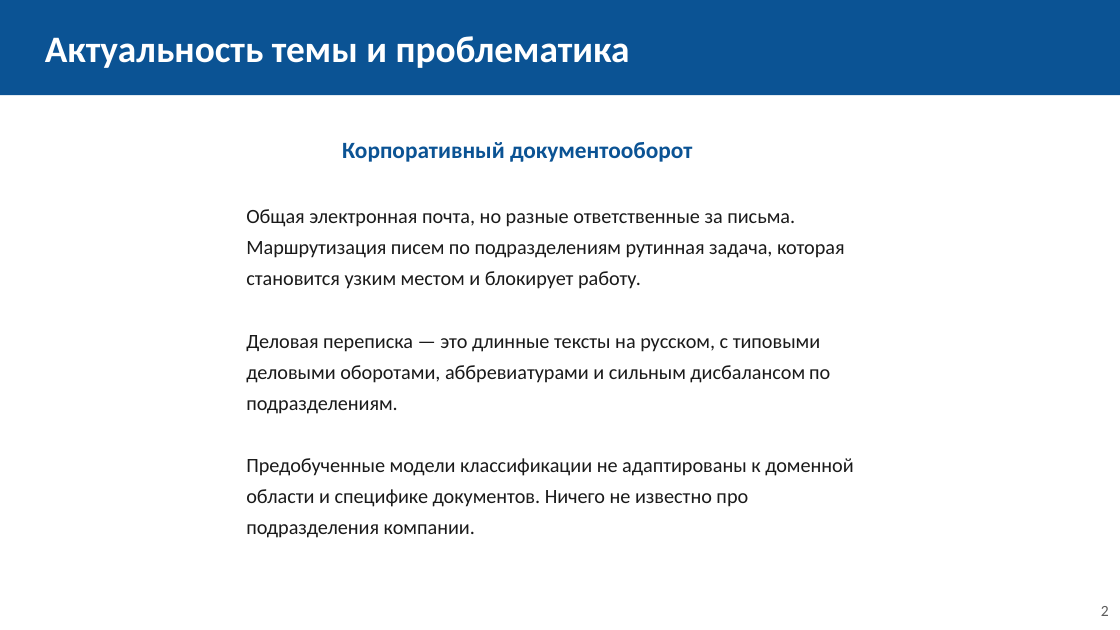
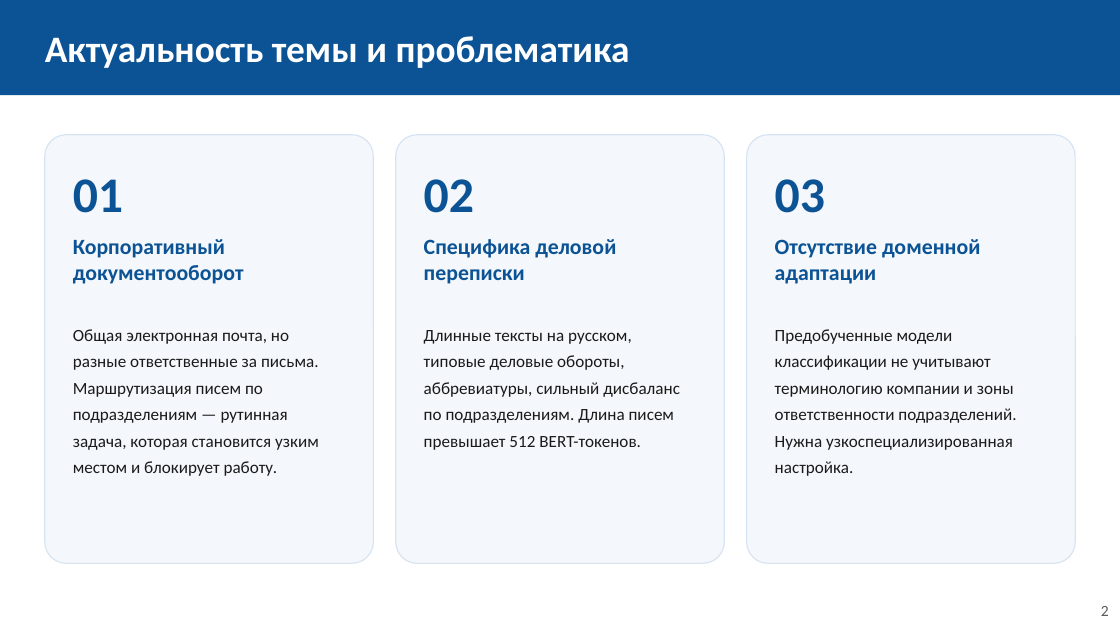
Before and after one commit to sevaTechoPark/mifi-vkr, a slide deck: slide 2 of defence/vkr_defense.pptx. Drawn at 1120x630 pixels with LibreOffice and Linux fonts; fonts in the diff are those of the drawing. Boxes give left, top, right and bottom in pixels: in the first picture for what was removed or moved away, otherwise in the second. Text is boxed around its words. In the diff, an @@ line names an element or a change of style, - is before the commit and + after.

```diff
--- a/defence/vkr_defense.pptx
+++ b/defence/vkr_defense.pptx
@@ rounded rectangle added at [45,134,373,563], fill #F4F7FB, outline #D6E4F2 0.75 pt @@
@@ rounded rectangle added at [395,134,724,563], fill #F4F7FB, outline #D6E4F2 0.75 pt @@
@@ rounded rectangle added at [747,134,1075,563], fill #F4F7FB, outline #D6E4F2 0.75 pt @@
@@ text added at [73,179,123,213], 32 pt, text #0B5394, bold @@
+01
@@ text added at [424,179,474,213], 32 pt, text #0B5394, bold @@
+02
@@ text added at [775,179,825,213], 32 pt, text #0B5394, bold @@
+03
@@ text "Корпоративный документооборот": place and size @@
-text "Корпоративный документооборот" at [342,142,692,162]
+text "Корпоративный документооборот" at [73,239,244,284]
@@ text "Корпоративный документооборот" at [73,239,244,284]: size 15 to 14 pt; alignment centre to left; vertical alignment middle to top @@
@@ text added at [424,239,616,284], 14 pt, text #0B5394, bold @@
+Специфика деловой переписки
@@ text added at [775,239,980,284], 14 pt, text #0B5394, bold @@
+Отсутствие доменной адаптации
@@ text at [73,329,319,476]: text changed; size 13 to 11 pt @@
-Общая электронная почта, но разные ответственные за письма. Маршрутизация писем по подразделениям рутинная задача, которая становится узким местом и блокирует работу.
-Деловая переписка — это длинные тексты на русском, с типовыми деловыми оборотами, аббревиатурами и сильным дисбалансом по подразделениям.
-Предобученные модели классификации не адаптированы к доменной области и специфике документов. Ничего не известно про подразделения компании.
+Общая электронная почта, но разные ответственные за письма. Маршрутизация писем по подразделениям — рутинная задача, которая становится узким местом и блокирует работу.
@@ text "Общая электронная почта, но разные ..." at [73,329,319,476]: vertical alignment middle to top @@
@@ text added at [775,329,1016,476], 11 pt, text #1A1A1A @@
+Предобученные модели классификации не учитывают терминологию компании и зоны ответственности подразделений. Нужна узкоспециализированная настройка.
@@ text added at [424,330,680,450], 11 pt, text #1A1A1A @@
+Длинные тексты на русском, типовые деловые обороты, аббревиатуры, сильный дисбаланс по подразделениям. Длина писем превышает 512 BERT-токенов.
```
Also in this commit, not shown: 10 other slides changed, 7 other files.
